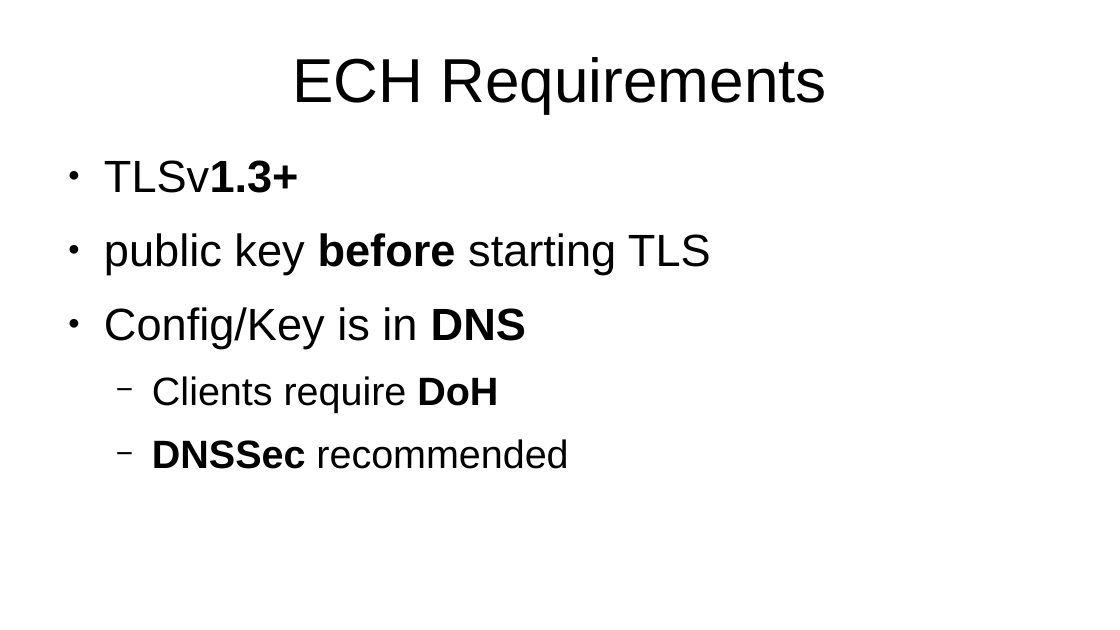
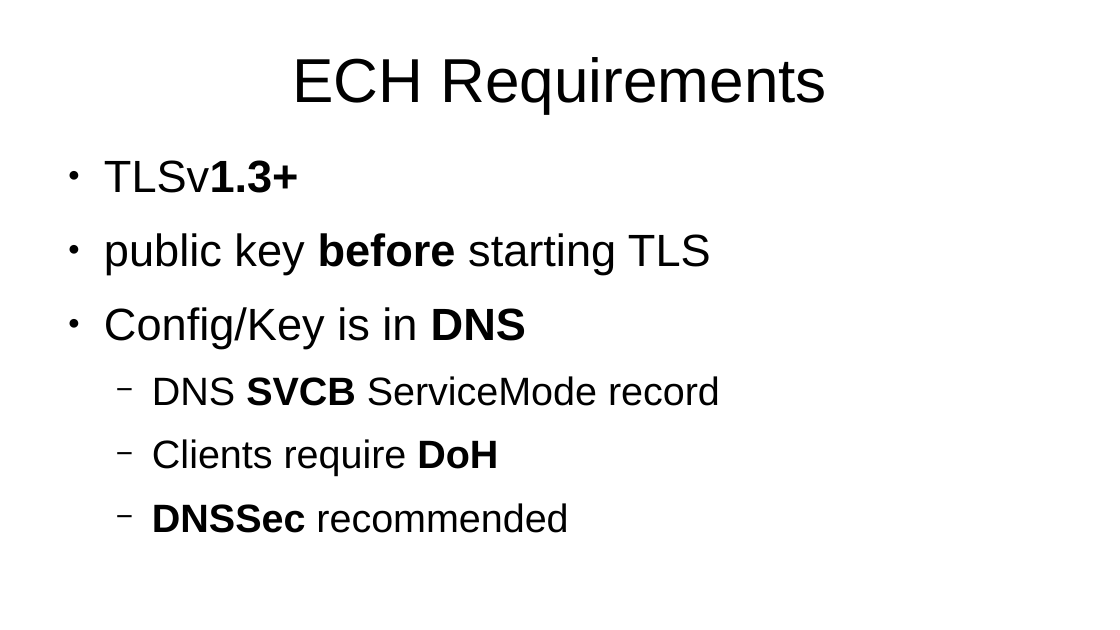
Before and after one commit to certtools/defo-security-analysis, a slide deck: slide 4 of stammtisch/presentation.odp (slide 3 before the commit). Drawn at 1120x630 pixels with LibreOffice and Linux fonts; fonts in the diff are those of the drawing. Boxes give left, top, right and bottom in pixels: in the first picture for what was removed or moved away, otherwise in the second. Text is boxed around its words. In the diff, an @@ line names an element or a change of style, - is before the commit and + after.

```diff
--- a/stammtisch/presentation.odp
+++ b/stammtisch/presentation.odp
@@ text at box(152, 376, 720, 406): paragraph added @@
+  − DNS SVCB ServiceMode record
```
Also in this commit, not shown: 4 other slides changed, 5 slides added, 13 slides removed, 1 other file.
